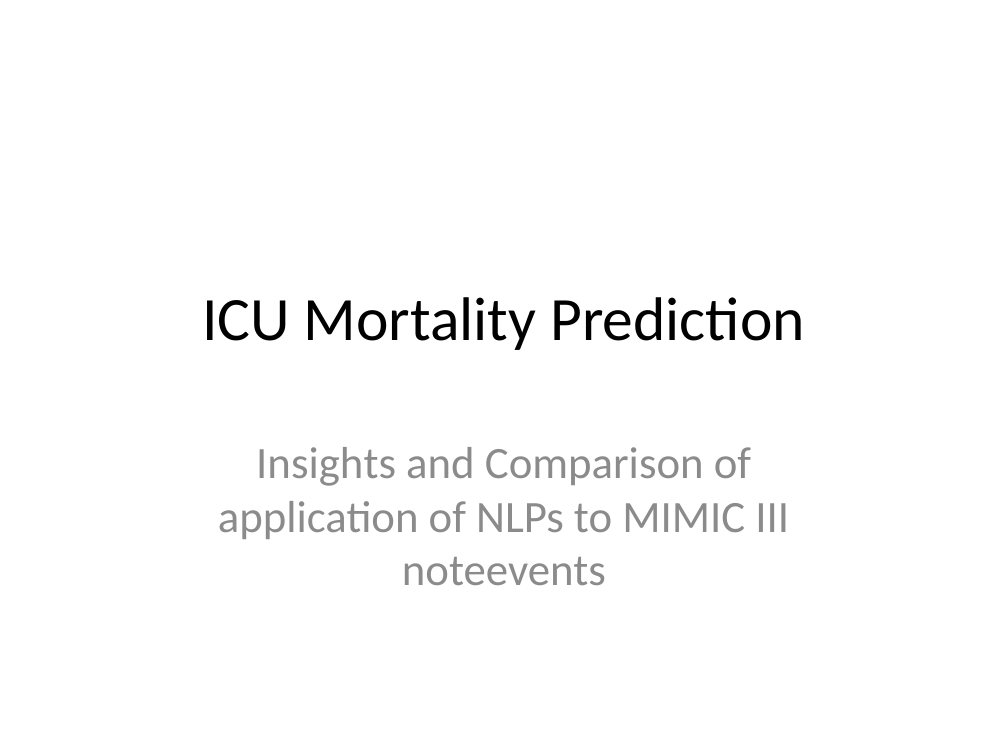
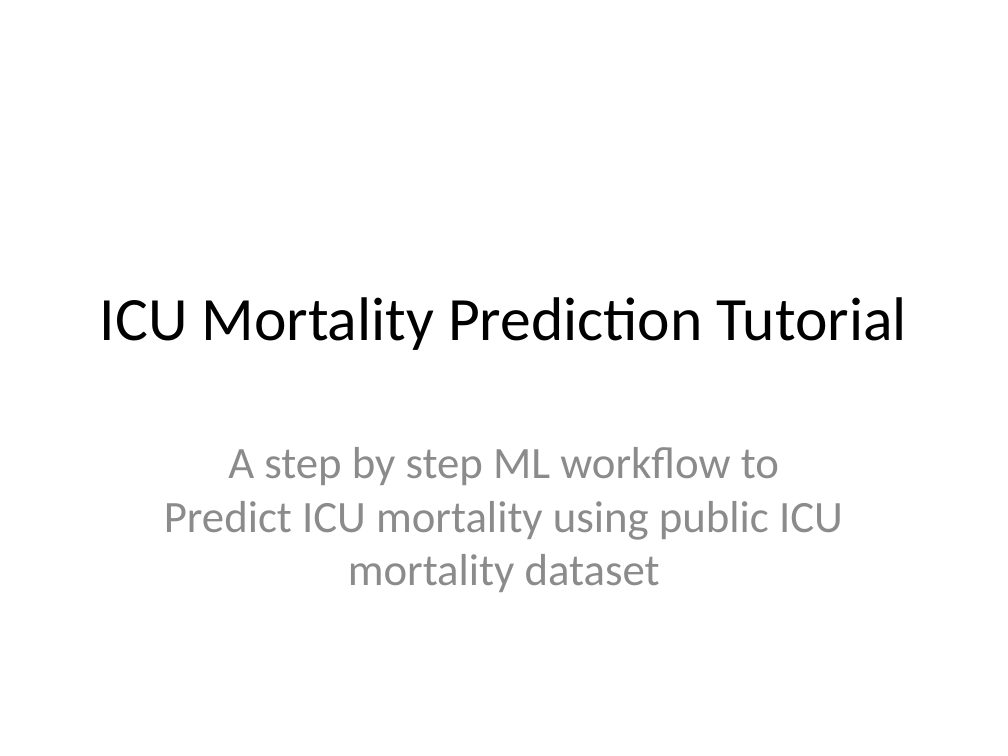
Before and after one commit to SpotsMom/AI_380H, a slide deck: slide 1 of ppt/ICU_Mortality_Prediction.pptx. Drawn at 1008x756 pixels with LibreOffice and Linux fonts; fonts in the diff are those of the drawing. Boxes give left, top, right and bottom in pixels: in the first picture for what was removed or moved away, otherwise in the second. Text is boxed around its words. In the diff, an @@ line names an element or a change of style, - is before the commit and + after.

```diff
--- a/ppt/ICU_Mortality_Prediction.pptx
+++ b/ppt/ICU_Mortality_Prediction.pptx
@@ title at (100, 297, 907, 350): text changed @@
-ICU Mortality Prediction
+ICU Mortality Prediction Tutorial
@@ subtitle at (164, 447, 843, 592): text changed @@
-Insights and Comparison of application of NLPs to MIMIC III noteevents
+A step by step ML workflow to Predict ICU mortality using public ICU mortality dataset
```
Also in this commit, not shown: 1 other slide changed, 17 slides added, 13 slides removed, 10 other files.
